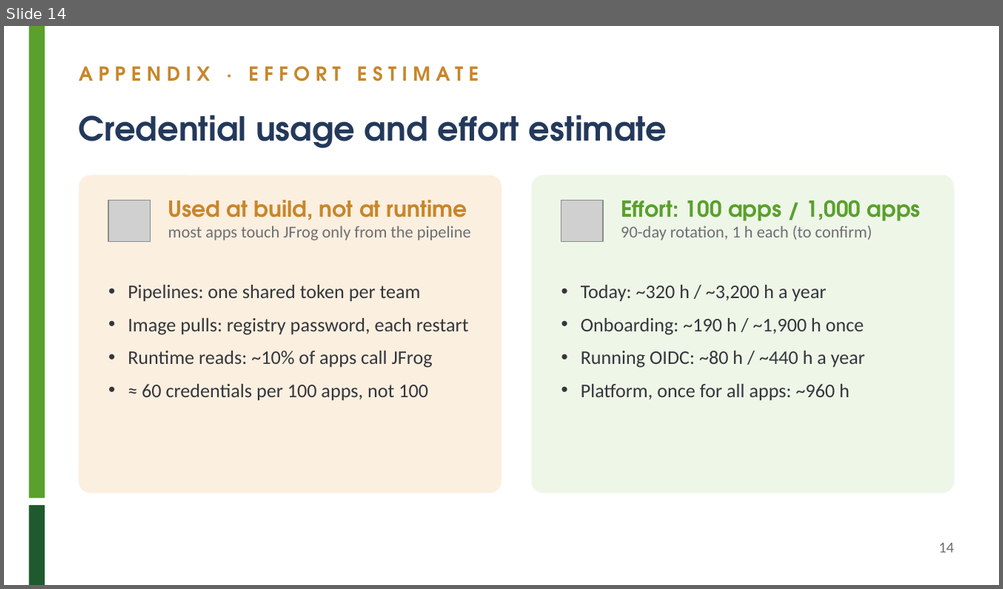
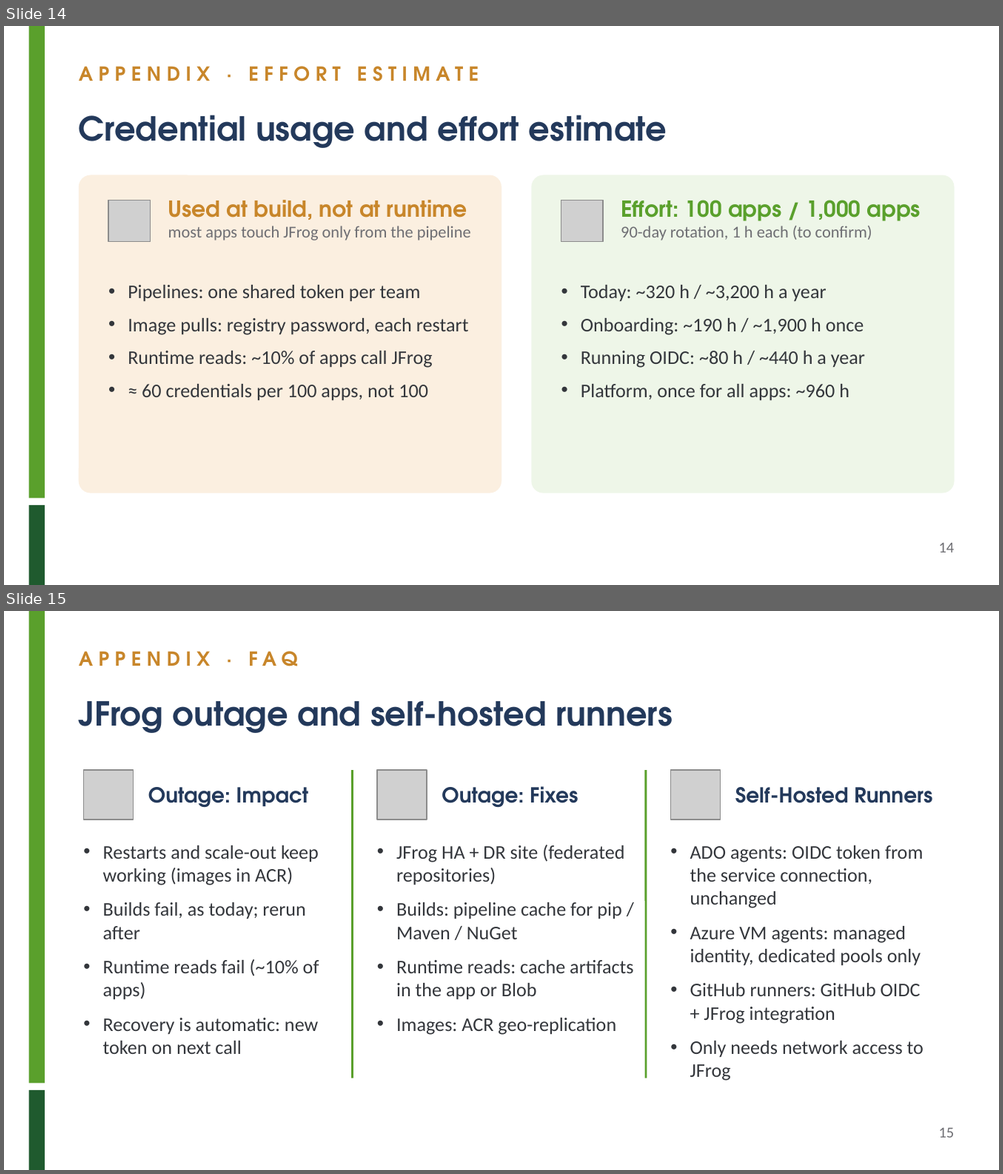
Before and after one commit to schundu007/jfrog-oidc-serverless, a slide deck: docs/slides/webapp-jfrog-oidc.pptx. Shown one above the other, each under a label of ours: slide 14 before the commit, slides 14 and 15 after it. The pictures are 1003x589 and 1003x1174 pixels, drawn with LibreOffice and Linux fonts; fonts in the diff are those of the drawing; grey boxes stand for pictures. Boxes give left, top, right and bottom in pixels: in the first picture for what was removed or moved away, otherwise in the second. Text is boxed around its words. In the diff, an @@ line names an element or a change of style, - is before the commit and + after.

```diff
--- a/docs/slides/webapp-jfrog-oidc.pptx
+++ b/docs/slides/webapp-jfrog-oidc.pptx
@@ slide 15 added at (4, 611, 999, 1170), background #FFFFFF; not listed: 2 template elements that a slide beside it also shows @@
@@ text added at (79, 651, 297, 667), 14 pt, text #C8862A, bold @@
+APPENDIX · FAQ
@@ title added at (79, 701, 672, 733), 24 pt, text #23395B, bold @@
+JFrog outage and self-hosted runners
@@ picture added at (84, 770, 134, 820) @@
@@ text added at (148, 787, 309, 807), 15 pt, text #23395B, bold @@
+Outage: Impact
@@ line added from (352, 770) to (352, 1079), #5AA02C 1.5 pt @@
@@ picture added at (377, 770, 427, 820) @@
@@ text added at (441, 786, 578, 807), 15 pt, text #23395B, bold @@
+Outage: Fixes
@@ line added from (646, 770) to (646, 1079), #5AA02C 1.5 pt @@
@@ picture added at (670, 770, 720, 820) @@
@@ text added at (735, 787, 932, 803), 15 pt, text #23395B, bold @@
+Self-Hosted Runners
@@ text added at (103, 846, 319, 1054), 14 pt, text #33363B @@
+• Restarts and scale-out keep working (images in ACR)
+• Builds fail, as today; rerun after
+• Runtime reads fail (~10% of apps)
+• Recovery is automatic: new token on next call
@@ text added at (396, 845, 633, 1035), 14 pt, text #33363B @@
+• JFrog HA + DR site (federated repositories)
+• Builds: pipeline cache for pip / Maven / NuGet
+• Runtime reads: cache artifacts in the app or Blob
+• Images: ACR geo-replication
@@ text added at (690, 846, 923, 1081), 14 pt, text #33363B @@
+• ADO agents: OIDC token from the service connection, unchanged
+• Azure VM agents: managed identity, dedicated pools only
+• GitHub runners: GitHub OIDC + JFrog integration
+• Only needs network access to JFrog
@@ page number added at (939, 1128, 954, 1138), 11 pt, text #6E6E73 @@
+15
```
